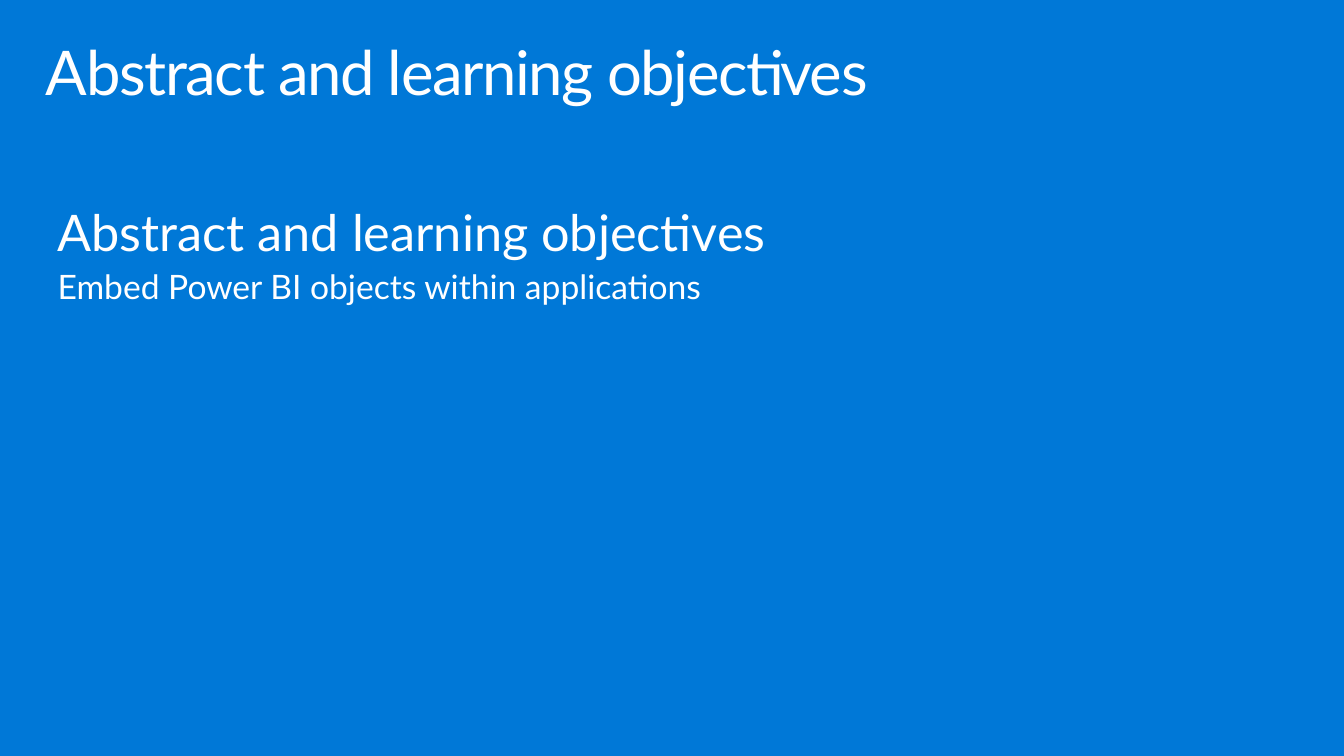
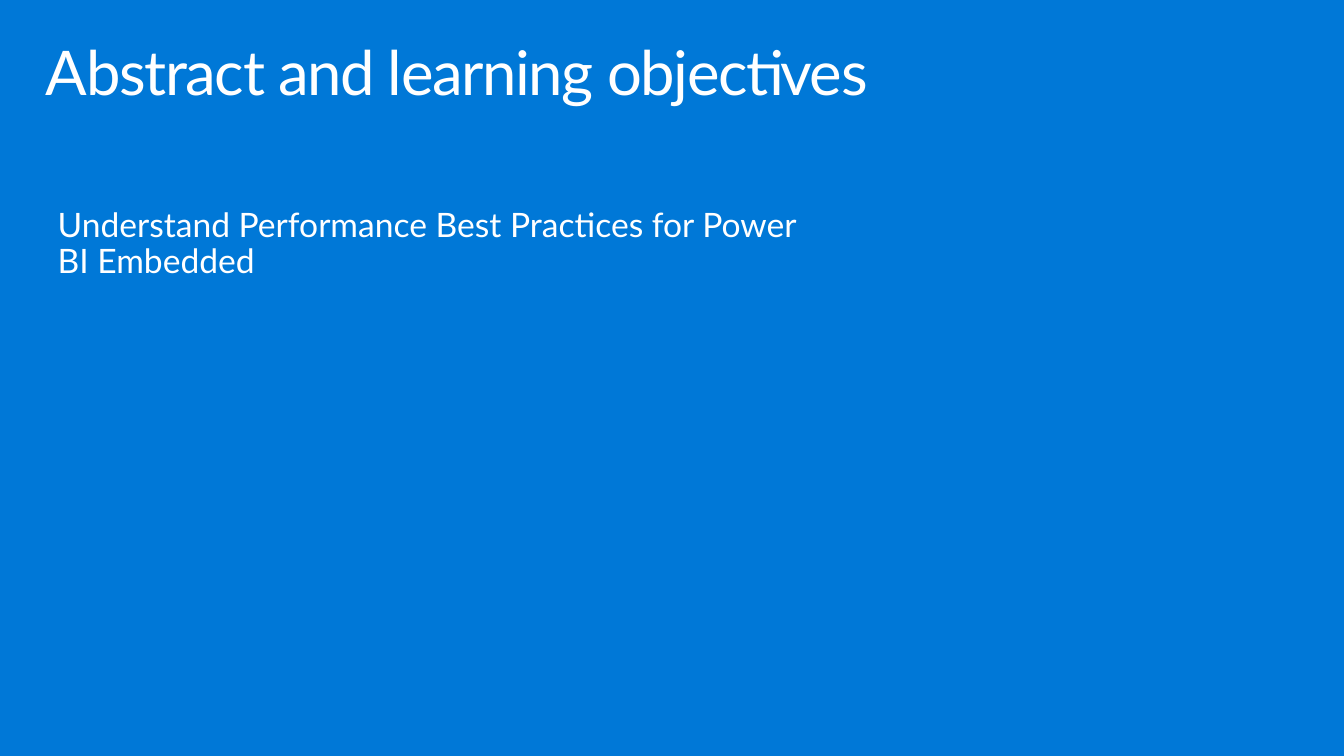
Before and after one commit to hnc198/AzurePowerBI, a slide deck: slide 3 of 4. Hands-on Modules/Embedding/_12. Performance Best Practices.pptx. Drawn at 1344x756 pixels with LibreOffice and Linux fonts; fonts in the diff are those of the drawing. Boxes give left, top, right and bottom in pixels: in the first picture for what was removed or moved away, otherwise in the second. Text is boxed around its words. In the diff, an @@ line names an element or a change of style, - is before the commit and + after.

```diff
--- a/4. Hands-on Modules/Embedding/_12. Performance Best Practices.pptx
+++ b/4. Hands-on Modules/Embedding/_12. Performance Best Practices.pptx
@@ text at (58,212,796,274): text changed @@
-Abstract and learning objectives
-Embed Power BI objects within applications
+Understand Performance Best Practices for Power BI Embedded
```
Also in this commit, not shown: 1 other slide changed, 5 slides added, 10 slides removed, 3 other files.
